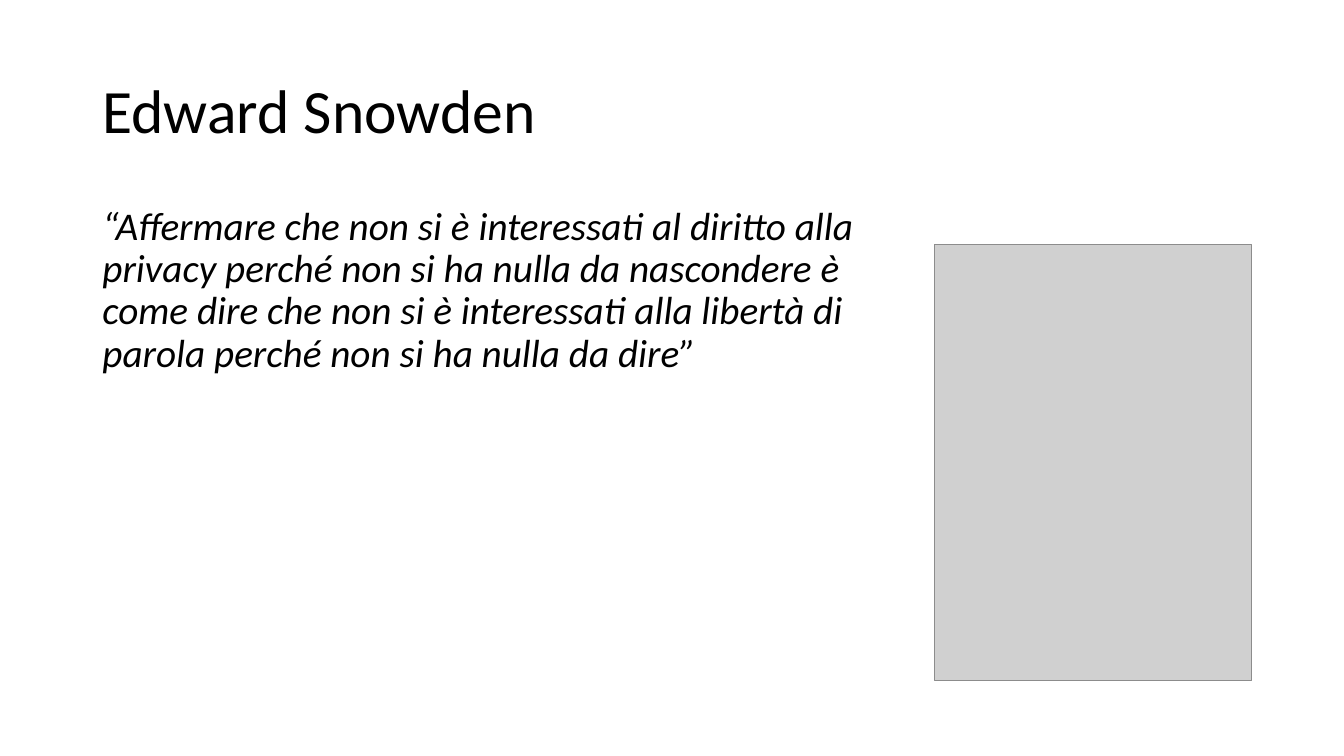
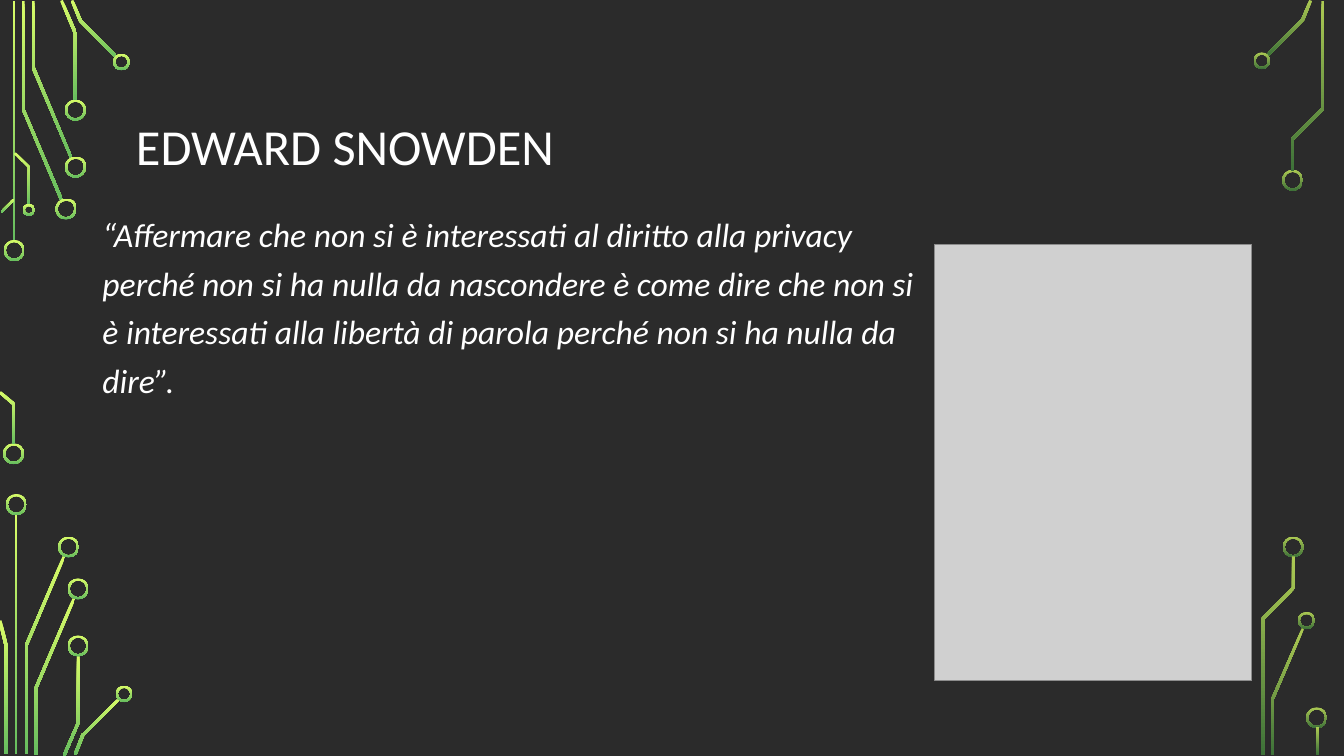
Before and after one commit to vinsan/TesiMagistrale, a slide deck: slide 5 of Le intercettazioni telefoniche in Android.odp. Drawn at 1344x756 pixels with LibreOffice and Linux fonts; fonts in the diff are those of the drawing; grey boxes stand for pictures; background and template pictures are left out; a plain dark background stands for a picture behind light text. Boxes give left, top, right and bottom in pixels: in the first picture for what was removed or moved away, otherwise in the second. Text is boxed around its words. In the diff, an @@ line names an element or a change of style, - is before the commit and + after.

```diff
--- a/Le intercettazioni telefoniche in Android.odp
+++ b/Le intercettazioni telefoniche in Android.odp
@@ background #FFFFFF to picture (left out) @@
@@ title at bbox=[136, 132, 554, 166]: text changed; size 44 to 36 pt; text colour #000000 to #FFFFFF @@
-Edward Snowden
+EDWARD SNOWDEN
@@ text at bbox=[102, 223, 913, 394]: text changed; size 28 to 24 pt; text colour #000000 to #FFFFFF @@
-“Affermare che non si è interessati al diritto alla privacy perché non si ha nulla da nascondere è come dire che non si è interessati alla libertà di parola perché non si ha nulla da dire”
+“Affermare che non si è interessati al diritto alla privacy perché non si ha nulla da nascondere è come dire che non si è interessati alla libertà di parola perché non si ha nulla da dire”.
@@ group added at bbox=[0, 0, 1328, 756]: 36 freeform shapes @@
```
Also in this commit, not shown: 9 other slides changed, 2 slides added, 2 slides removed.
